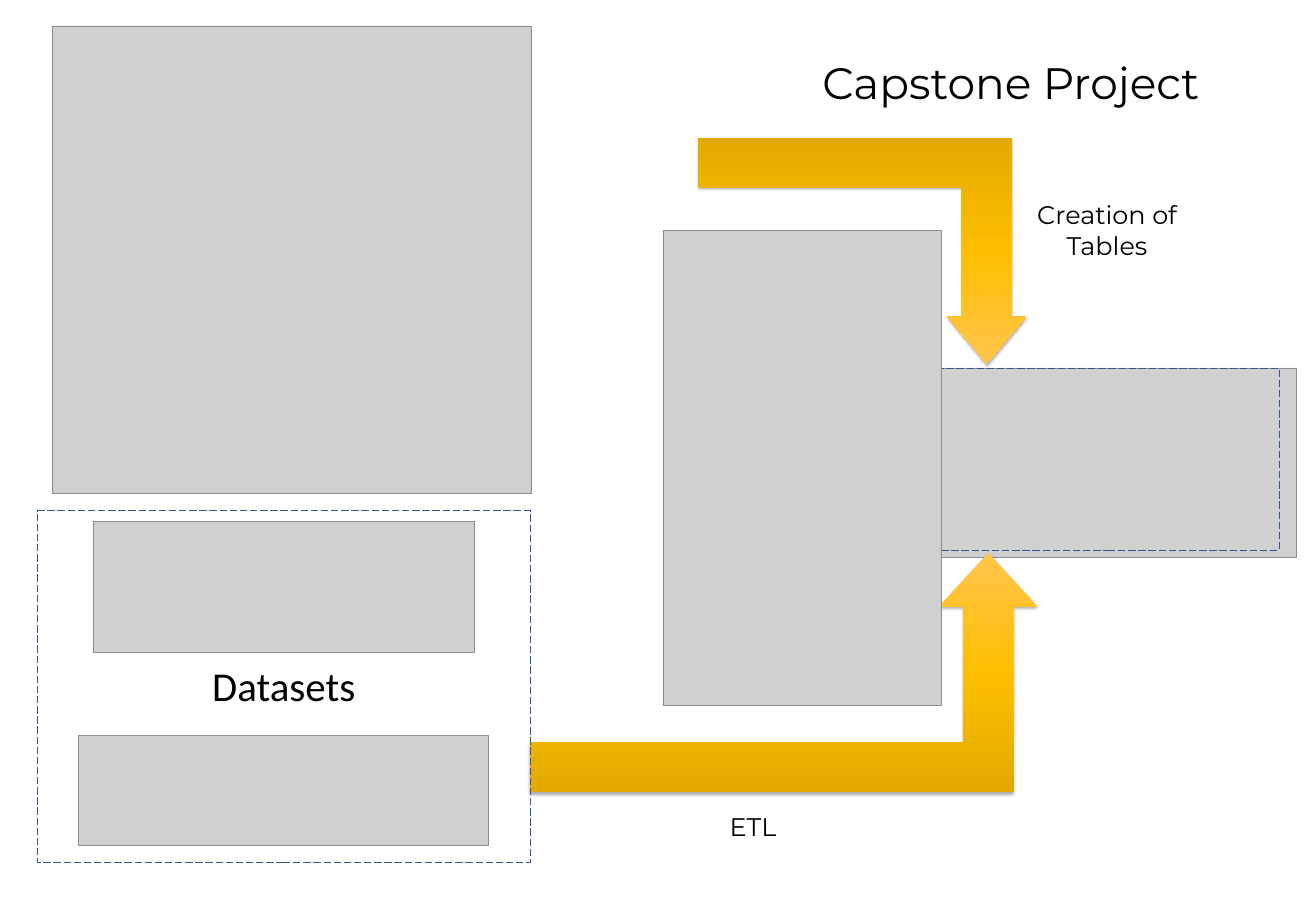
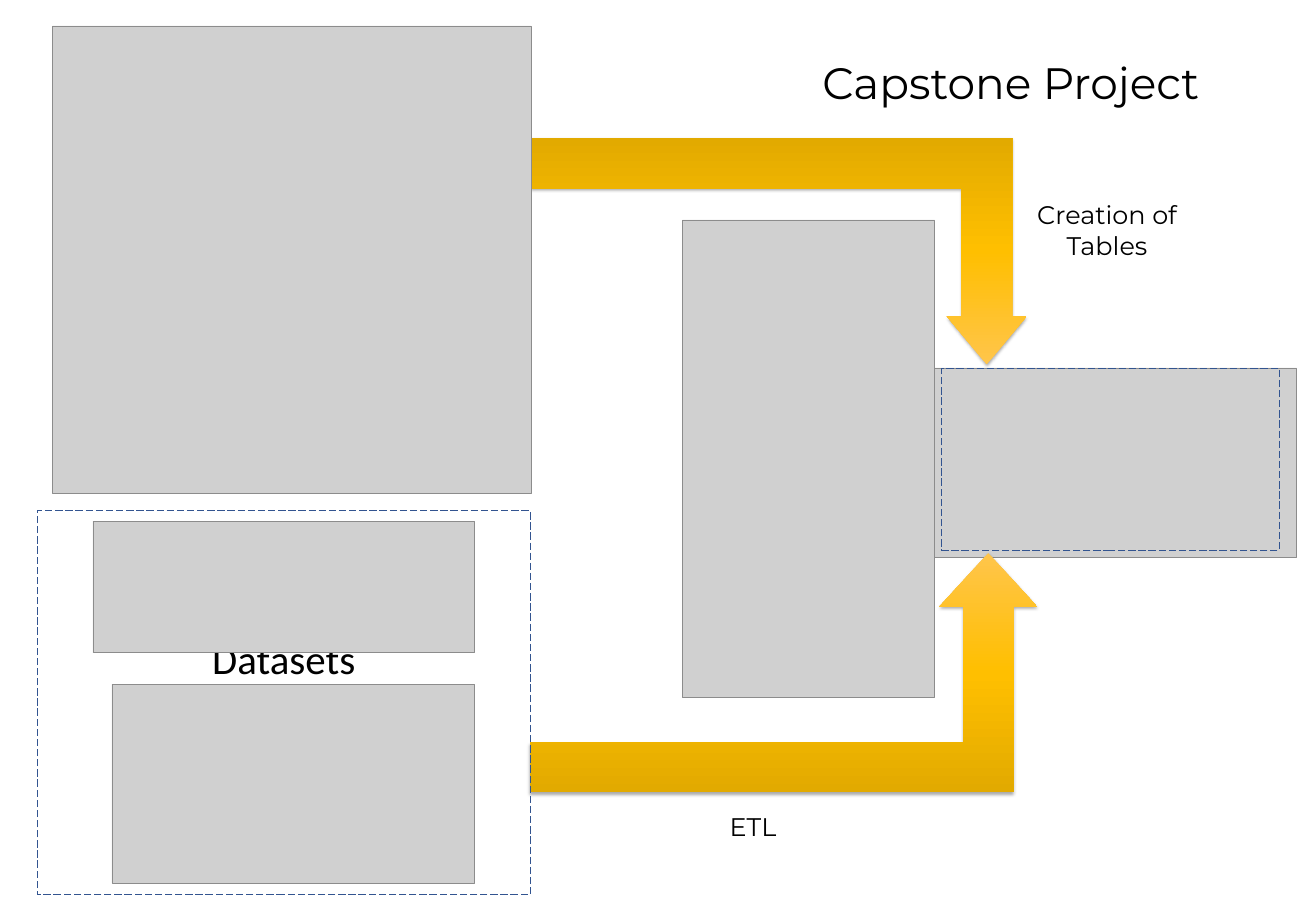
Before and after one commit to juan-ivan-NV/Data_Engineering_Nanodegree, a slide deck: slide 1 of 16_Project_5_Capstone_Project/Images/capstone_project.pptx. Drawn at 1316x921 pixels with LibreOffice and Linux fonts; fonts in the diff are those of the drawing; grey boxes stand for pictures. Boxes give left, top, right and bottom in pixels: in the first picture for what was removed or moved away, otherwise in the second. Text is boxed around its words. In the diff, an @@ line names an element or a change of style, - is before the commit and + after.

```diff
--- a/16_Project_5_Capstone_Project/Images/capstone_project.pptx
+++ b/16_Project_5_Capstone_Project/Images/capstone_project.pptx
@@ bent up arrow: place and size @@
-bent up arrow at [698, 138, 1027, 365]
+bent up arrow at [531, 138, 1026, 365]
@@ bent up arrow at [531, 138, 1026, 365]: proportions changed @@
@@ picture: place and size @@
-picture at [663, 231, 942, 705]
+picture at [682, 220, 934, 698]
@@ rectangle: place and size @@
-rectangle at [37, 511, 530, 862]
+rectangle at [37, 511, 530, 895]
@@ subtitle "Datasets" rewrapped from [212, 674, 355, 702] to [212, 652, 355, 684] @@
@@ picture: place and size @@
-picture at [79, 735, 489, 845]
+picture at [112, 684, 475, 884]
```
Also in this commit, not shown: 8 other files.
